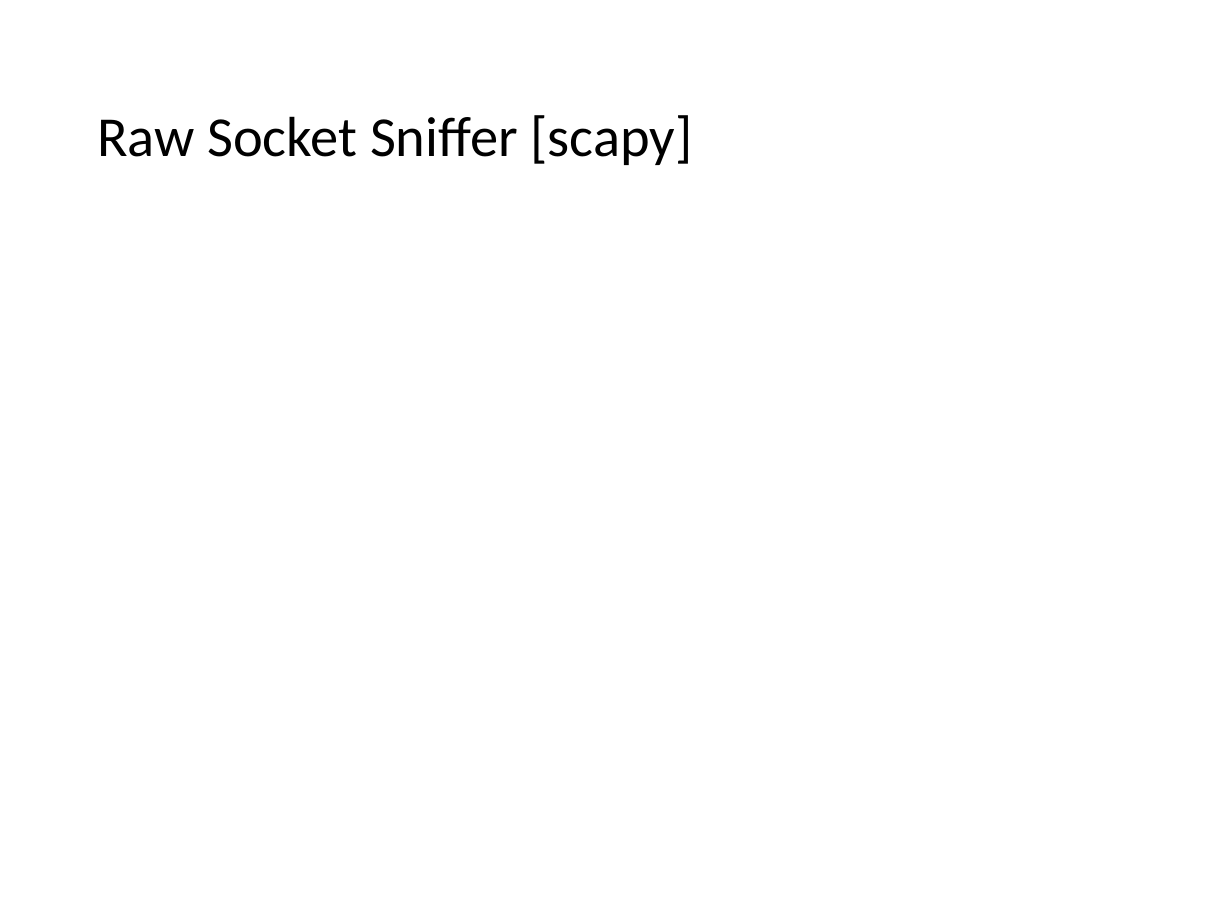
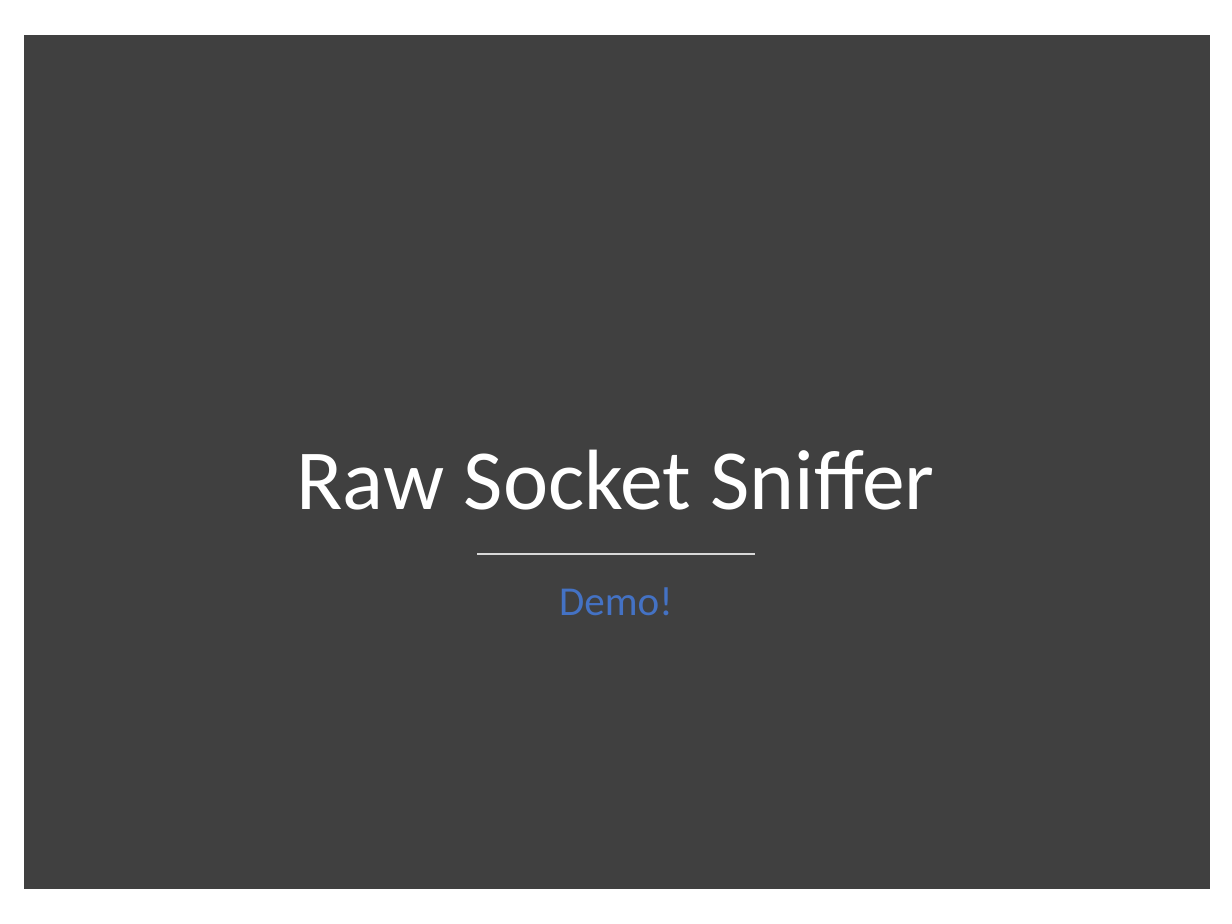
Before and after one commit to shirasael/20588, a slide deck: slide 16 of raw socket & libpcap & icmp.pptx (slide 10 before the commit). Drawn at 1232x924 pixels with LibreOffice and Linux fonts; fonts in the diff are those of the drawing. Boxes give left, top, right and bottom in pixels: in the first picture for what was removed or moved away, otherwise in the second. Text is boxed around its words. In the diff, an @@ line names an element or a change of style, - is before the commit and + after.

Commit message:
Added slides about raw sockets, started ilbpcap

```diff
--- a/raw socket & libpcap & icmp.pptx
+++ b/raw socket & libpcap & icmp.pptx
@@ rectangle added at (x1=32, y1=43, x2=1201, y2=881), fill #404040, outline #404040 10 pt @@
@@ title "Raw Socket Sniffer" at (x1=297, y1=449, x2=935, y2=510): vertical alignment middle to bottom @@
@@ title at (x1=297, y1=449, x2=935, y2=510): text changed; size 33 to 50 pt; text colour #000000 to #FFFFFF @@
-Raw Socket Sniffer [scapy]
+Raw Socket Sniffer
@@ line added from (478, 553) to (754, 553), #D9D9D9 1 pt @@
@@ text added at (x1=559, y1=587, x2=672, y2=615), 24 pt, text #4472C4 @@
+Demo!
```
Also in this commit, not shown: 8 other slides changed, 12 slides added, 2 slides removed.
